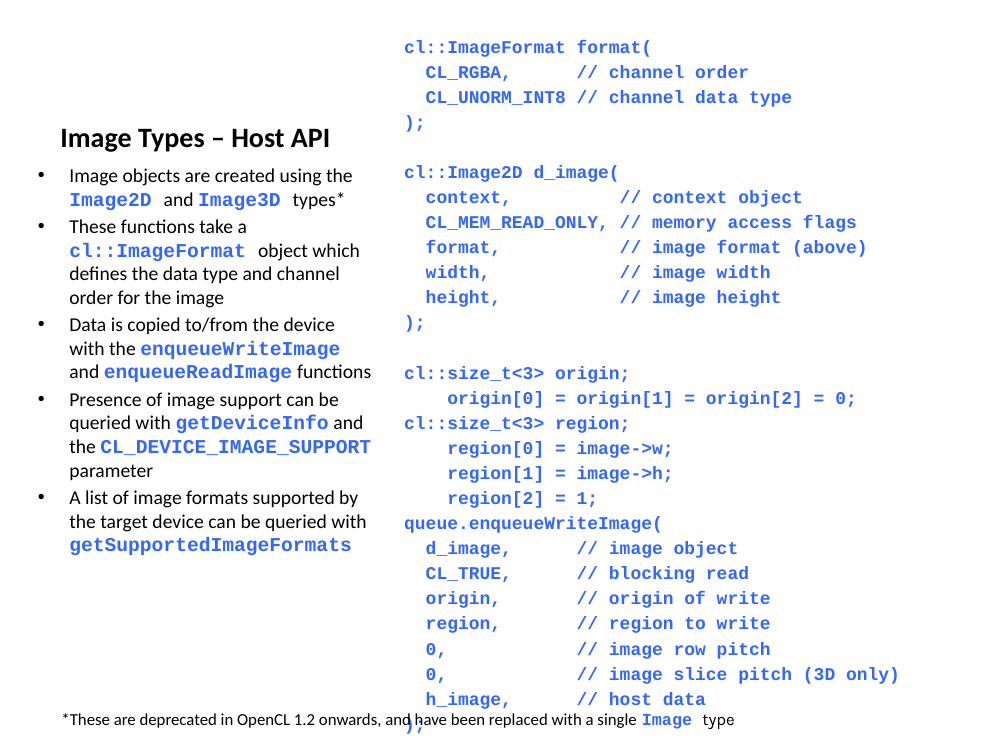
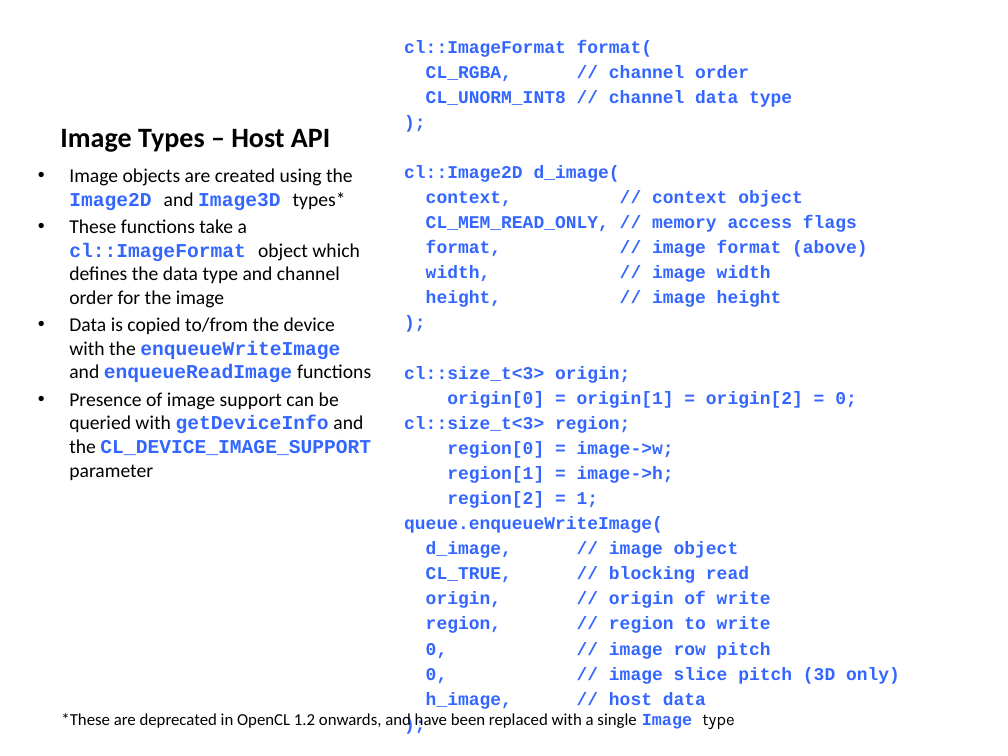
Before and after one commit to UoB-HPC/opencl-training-code, a slide deck: slide 76 of slides/advanced_part3.pptx. Drawn at 1008x756 pixels with LibreOffice and Linux fonts; fonts in the diff are those of the drawing. Boxes give left, top, right and bottom in pixels: in the first picture for what was removed or moved away, otherwise in the second. Text is boxed around its words. In the diff, an @@ line names an element or a change of style, - is before the commit and + after.

Commit message:
Removed duplicated statement from image type slides.

```diff
--- a/slides/advanced_part3.pptx
+++ b/slides/advanced_part3.pptx
@@ text at [69, 490, 366, 555]: paragraph removed @@
-• A list of image formats supported by the target device can be queried with getSupportedImageFormats
```
